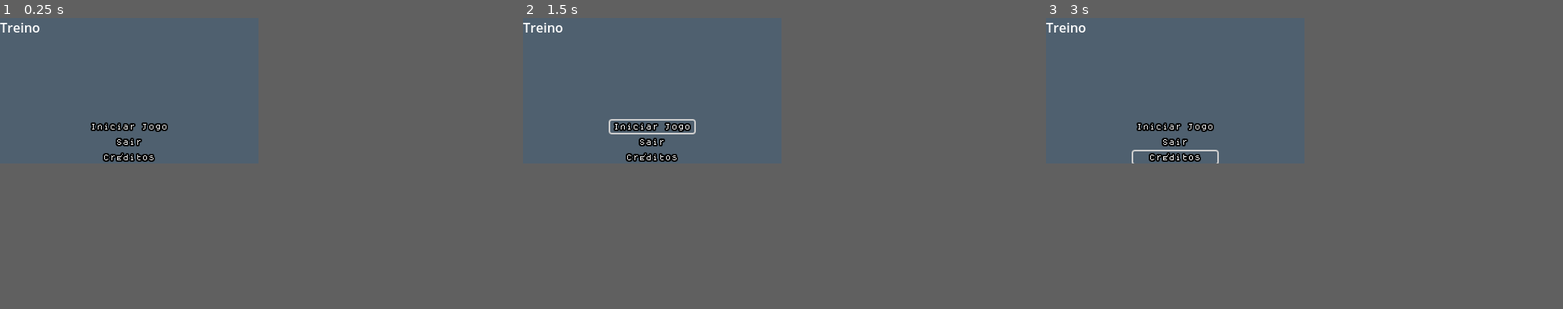
Above: before the commit, frames 1-3 (left to right).
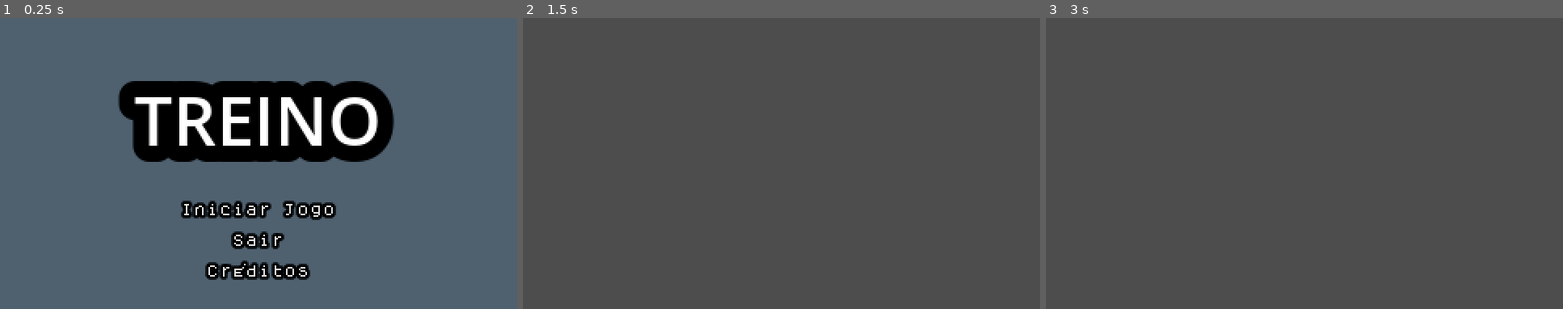
Above: after the commit, the same moments.

Repository: Kadu100C/Treino-jogo-de-turno-kjg
Game: Godot game, scene res://Scenes/tela_inicial.tscn
The game is run twice, just before and just after one commit, with the same random seed, the same clock (stepped at 60 frames per second) and the same inputs.
Inputs (mouse positions are in pixels of both pictures, inside the frame that each line leads up to):
- Up to frame 1 (0.25 s): no input
- Up to frame 2 (1.5 s): click "Créditos" at 0.5 s; click (652, 125) at 1.25 s, where only the run before the commit has a clickable "Iniciar Jogo"
- Up to frame 3 (3 s): click (1175, 125) at 2 s, where only the run before the commit has a clickable "Iniciar Jogo"; click (1175, 157) at 2.75 s, where only the run before the commit has a clickable "Créditos"
In our replay, the window is 320x180 before the commit and 640x360 after it. These sizes can differ from the game's own. Grey fills any space a smaller window leaves; there, only what the larger window draws over its background counts as a difference.

The runs differ from the first frame. In frame 1, 17% of the frame differs, in the area x 0-77%, y 1-90%; in frame 2, 25%, in the area x 0-50%, y 0-50%; in frame 3, 25%.

Commit message:
cenas principais adicionadas

Diff:
--- /dev/null
+++ b/Scenes/batalha.tscn
@@ -0,0 +1,11 @@
+[gd_scene load_steps=2 format=3 uid="uid://c3p3x47kkbapn"]
+
+[ext_resource type="AudioStream" uid="uid://b2uvyhr8om6ad" path="res://musicas e sons/2025-09-24 14-25-27.mp3" id="1_tspmc"]
+
+[node name="batalha" type="Node2D"]
+
+[node name="AudioStreamPlayer" type="AudioStreamPlayer2D" parent="."]
+stream = ExtResource("1_tspmc")
+autoplay = true
+attenuation = 0.51763254
+parameters/looping = true
--- /dev/null
+++ b/Scenes/tela_creditos.tscn
@@ -0,0 +1,3 @@
+[gd_scene format=3 uid="uid://2bt885xob4r1"]
+
+[node name="tela_creditos" type="CanvasLayer"]
--- a/Scenes/tela_inicial.tscn
+++ b/Scenes/tela_inicial.tscn
@@ -1,5 +1,6 @@
-[gd_scene load_steps=4 format=3 uid="uid://bgypgsh8gvp1a"]
+[gd_scene load_steps=5 format=3 uid="uid://bgypgsh8gvp1a"]
 
+[ext_resource type="Script" uid="uid://u12segp66t1i" path="res://Scripts/tela_inicial.gd" id="1_pekxb"]
 [ext_resource type="FontFile" uid="uid://bma8w7r6w3ixh" path="res://Fonts/dogica.ttf" id="1_rrt2p"]
 [ext_resource type="Theme" uid="uid://iovpinp2vmiu" path="res://Fonts/theme.tres" id="2_pekxb"]
 
@@ -8,8 +9,9 @@
 default_font_size = 17
 
 [node name="tela_inicial" type="CanvasLayer"]
+script = ExtResource("1_pekxb")
 
-[node name="ColorRect" type="ColorRect" parent="."]
+[node name="cor_de_fundo" type="ColorRect" parent="."]
 anchors_preset = 15
 anchor_right = 1.0
 anchor_bottom = 1.0
@@ -17,23 +19,17 @@
 grow_vertical = 2
 color = Color(0.3080075, 0.3763027, 0.4349511, 1)
 
-[node name="MarginContainer" type="MarginContainer" parent="."]
-anchors_preset = 15
-anchor_right = 1.0
-anchor_bottom = 1.0
-grow_horizontal = 2
-grow_vertical = 2
-size_flags_horizontal = 4
-size_flags_vertical = 4
-
-[node name="VBoxContainer" type="VBoxContainer" parent="MarginContainer"]
-layout_mode = 2
+[node name="hud" type="VBoxContainer" parent="."]
+offset_left = 108.0
+offset_top = 110.81
+offset_right = 212.0
+offset_bottom = 163.81001
 size_flags_horizontal = 4
 size_flags_vertical = 8
 theme_override_constants/separation = 4
 alignment = 1
 
-[node name="Button" type="Button" parent="MarginContainer/VBoxContainer"]
+[node name="iniciar_jogo" type="Button" parent="hud"]
 layout_mode = 2
 size_flags_horizontal = 4
 size_flags_vertical = 8
@@ -43,7 +39,7 @@
 text = "Iniciar Jogo"
 flat = true
 
-[node name="Button2" type="Button" parent="MarginContainer/VBoxContainer"]
+[node name="sair" type="Button" parent="hud"]
 layout_mode = 2
 theme = ExtResource("2_pekxb")
 theme_override_constants/outline_size = 7
@@ -51,7 +47,7 @@
 text = "Sair"
 flat = true
 
-[node name="Button3" type="Button" parent="MarginContainer/VBoxContainer"]
+[node name="creditos" type="Button" parent="hud"]
 layout_mode = 2
 theme = ExtResource("2_pekxb")
 theme_override_constants/outline_size = 7
@@ -59,10 +55,20 @@
 text = "Créditos"
 flat = true
 
-[node name="Label" type="Label" parent="."]
+[node name="label_treino" type="Label" parent="."]
 anchors_preset = 15
 anchor_right = 1.0
 anchor_bottom = 1.0
+offset_bottom = -52.07
 grow_horizontal = 2
 grow_vertical = 2
+theme_override_constants/outline_size = 40
+theme_override_font_sizes/font_size = 42
 text = "Treino"
+horizontal_alignment = 1
+vertical_alignment = 1
+uppercase = true
+
+[connection signal="pressed" from="hud/iniciar_jogo" to="." method="_on_iniciar_jogo_pressed"]
+[connection signal="pressed" from="hud/sair" to="." method="_on_sair_pressed"]
+[connection signal="pressed" from="hud/creditos" to="." method="_on_creditos_pressed"]
--- /dev/null
+++ b/Scripts/batalha.gd
@@ -0,0 +1,11 @@
+extends Node2D
+
+
+# Called when the node enters the scene tree for the first time.
+func _ready() -> void:
+	pass # Replace with function body.
+
+
+# Called every frame. 'delta' is the elapsed time since the previous frame.
+func _process(delta: float) -> void:
+	pass
--- /dev/null
+++ b/Scripts/tela_inicial.gd
@@ -0,0 +1,19 @@
+extends CanvasLayer
+
+
+# Called when the node enters the scene tree for the first time.
+func _ready() -> void:
+	pass # Replace with function body.
+
+
+#botão para iniciar o jogo
+func _on_iniciar_jogo_pressed() -> void:
+	get_tree().change_scene_to_file("res://Scenes/batalha.tscn")
+
+#botão de sair
+func _on_sair_pressed() -> void:
+	get_tree().quit()
+
+#botão para ir para a tela de créditos
+func _on_creditos_pressed() -> void:
+	get_tree().change_scene_to_file("res://Scenes/tela_creditos.tscn")
--- a/project.godot
+++ b/project.godot
@@ -19,6 +19,9 @@
 
 window/size/viewport_width=320
 window/size/viewport_height=180
+window/size/mode=3
+window/stretch/mode="viewport"
+window/stretch/scale_mode="integer"
 
 [rendering]
 
Not shown, added: Scripts/batalha.gd.uid
Not shown, added: Scripts/tela_inicial.gd.uid
